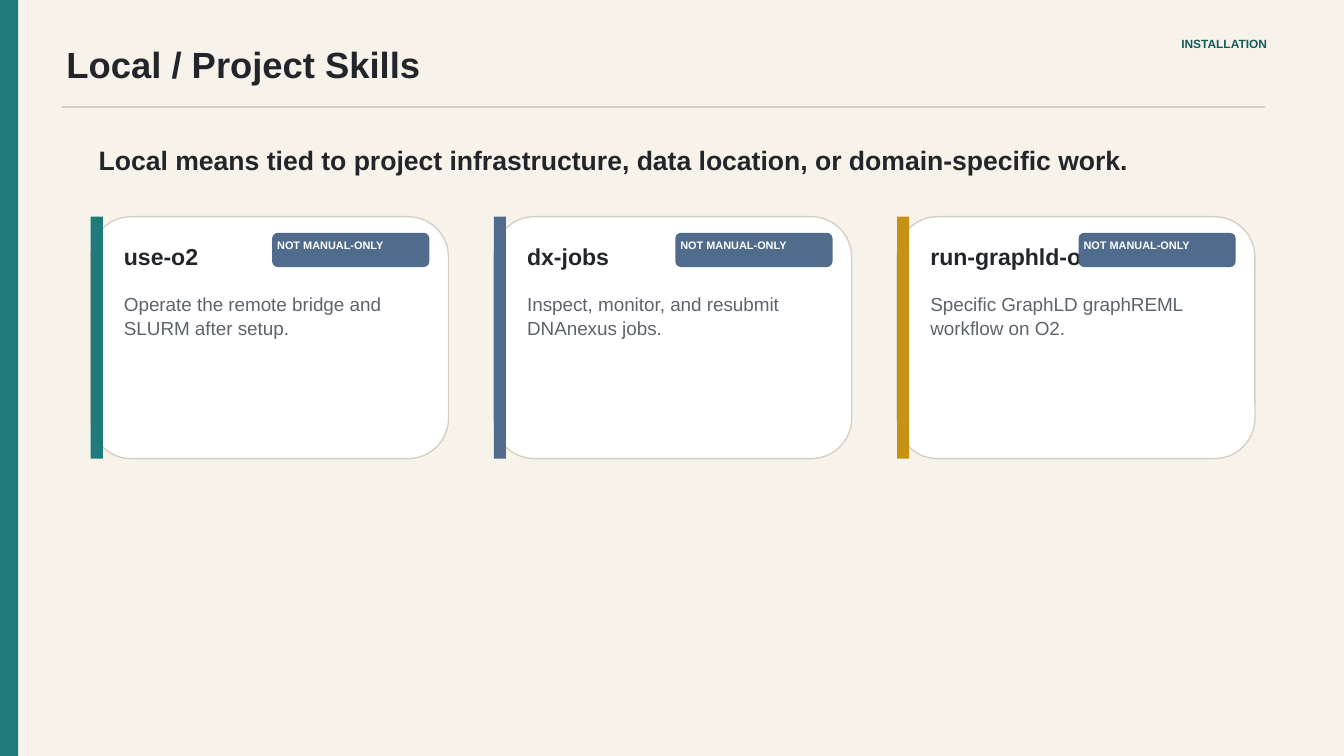
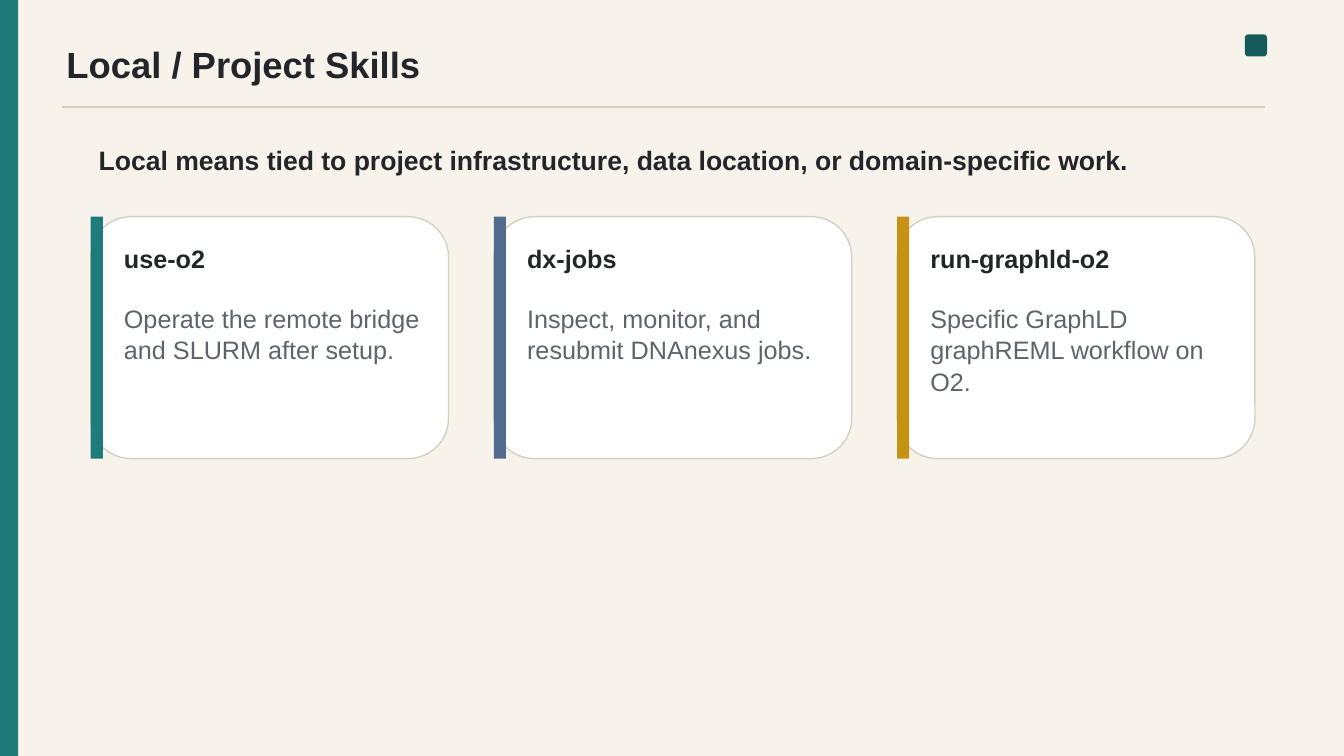
Before and after one commit to oclb/oconnorlab-agent-config, a slide deck: slide 27 of presentations/lab-agent-config-update/lab-agent-config-update.pptx (slide 26 before the commit). Drawn at 1344x756 pixels with LibreOffice and Linux fonts; fonts in the diff are those of the drawing. Boxes give left, top, right and bottom in pixels: in the first picture for what was removed or moved away, otherwise in the second. Text is boxed around its words. In the diff, an @@ line names an element or a change of style, - is before the commit and + after.

```diff
--- a/presentations/lab-agent-config-update/lab-agent-config-update.pptx
+++ b/presentations/lab-agent-config-update/lab-agent-config-update.pptx
@@ text removed at bbox=[1181, 39, 1267, 48] @@
-INSTALLATION
@@ rounded rectangle added at bbox=[1245, 34, 1267, 56], fill #135C5B @@
@@ rounded rectangle removed at bbox=[272, 233, 430, 267] @@
@@ rounded rectangle removed at bbox=[676, 233, 833, 267] @@
@@ size 16.5 to 18 pt in 3 elements at bbox=[124, 250, 205, 269], bbox=[527, 249, 616, 273], bbox=[930, 249, 1109, 273] @@
@@ rounded rectangle removed at bbox=[1079, 233, 1236, 267] @@
@@ text removed at bbox=[277, 241, 383, 249] @@
-NOT MANUAL-ONLY
@@ text removed at bbox=[680, 241, 786, 249] @@
-NOT MANUAL-ONLY
@@ text removed at bbox=[1084, 241, 1190, 249] @@
-NOT MANUAL-ONLY
@@ text "Operate the remote bridge and ...": place and size @@
-text "Operate the remote bridge and ..." at bbox=[124, 297, 381, 339]
+text "Operate the remote bridge and ..." at bbox=[124, 309, 419, 364]
@@ text "Inspect, monitor, and resubmit DNAnexus ...": place and size @@
-text "Inspect, monitor, and resubmit DNAnexus ..." at bbox=[527, 297, 779, 339]
+text "Inspect, monitor, and resubmit DNAnexus ..." at bbox=[527, 309, 811, 364]
@@ size 13.5 to 18 pt in 3 elements at bbox=[124, 309, 419, 364], bbox=[527, 309, 811, 364], bbox=[930, 309, 1204, 391] @@
@@ text "Specific GraphLD graphREML workflow on ...": place and size @@
-text "Specific GraphLD graphREML workflow on ..." at bbox=[930, 297, 1183, 335]
+text "Specific GraphLD graphREML workflow on ..." at bbox=[930, 309, 1204, 391]
```
Also in this commit, not shown: 28 other slides changed, 1 slide added, 22 other files.
